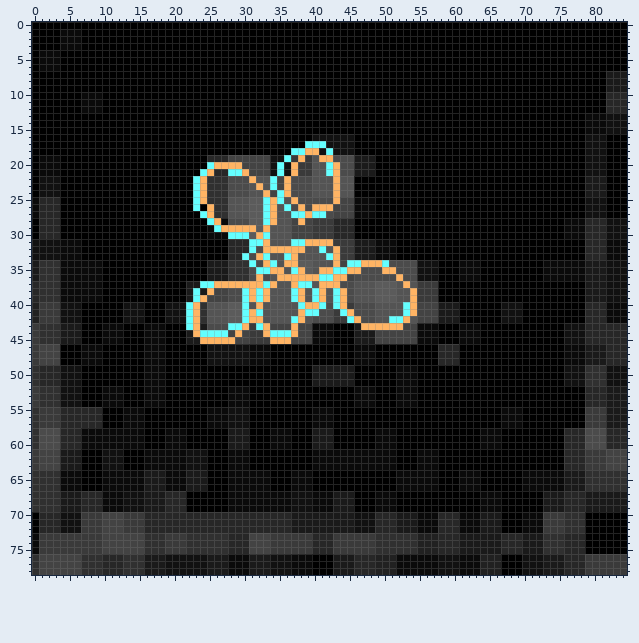
Two versions of one sprite sheet, Figures/LabelAlignment/day_3_hour_23-seg_depth.png. The first picture shows the starting point.
The file is 85x79 pixels. Colours within 5 levels of each other are drawn and written as one.
After the commit:
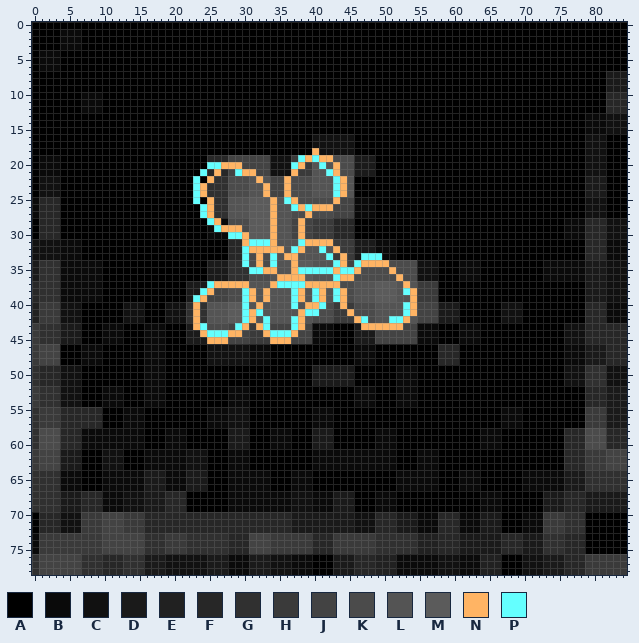
Palette (. is transparent): A #000000  B #0a0a0a  C #111111  D #1a1a1a  E #212121  F #272727  G #303030  H #3a3a3a  J #434343  K #4b4b4b  L #545454  M #5b5b5b  N #ffb464  P #64ffff
What changed:
Changed rows in their new state; - is an unchanged pixel.
first column x 22:
17 -----------------ACC------------
18 ---------------AAA--C-----------
19 --------------C-PNP-------------
20 ----P--------C-PN--PL-----------
21 ---FN-J--N---C------------------
22 --AN-----LN-J--------PN---------
23 ----------LNJ--------PN---------
24 -------------J-------PN---------
25 --AN-------M-LP-----------------
26 -AP--------M--LP-P--------------
27 -----------M---KK-KK------------
28 -----------M--------------------
29 --------KM-MN---N---------------
30 --------N-MMN---N---------------
31 --------N--PN--L----------------
32 --------PNN---LP----------------
33 -----------KP-N------HN--PPP----
34 --------PKNK--L------PNJ----N---
35 ---------P-N-L-NPPPPPN-P----K---
36 ----------K------MLLLP-N--------
37 --D------LLL-PPP-NN-------------
38 -DP-------L--------------------P
39 ----------L---------------------
40 G--------------PL----H----------
41 G---------------------H---------
42 G---------LP-----------H-P------
43 D-P---J---NP---PN---------------
44 -DN---N-------------------------
45 --D---J-------------------------
Boxes around the changes in both pictures, in picture pixels (x1, y1, x2, y2):
changed: (186, 141, 410, 344)
